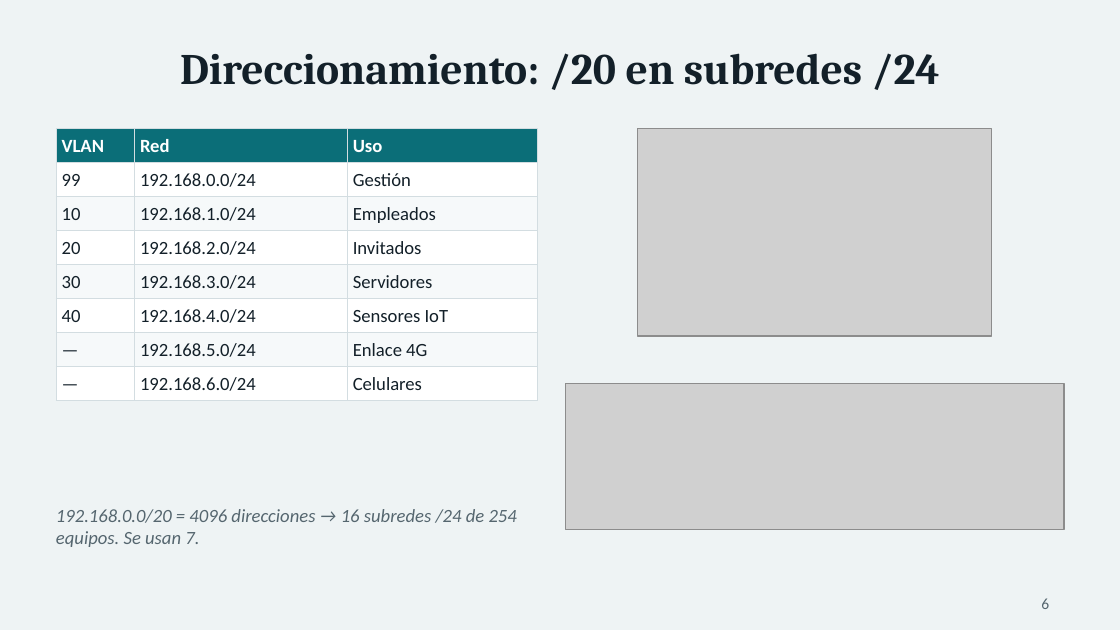
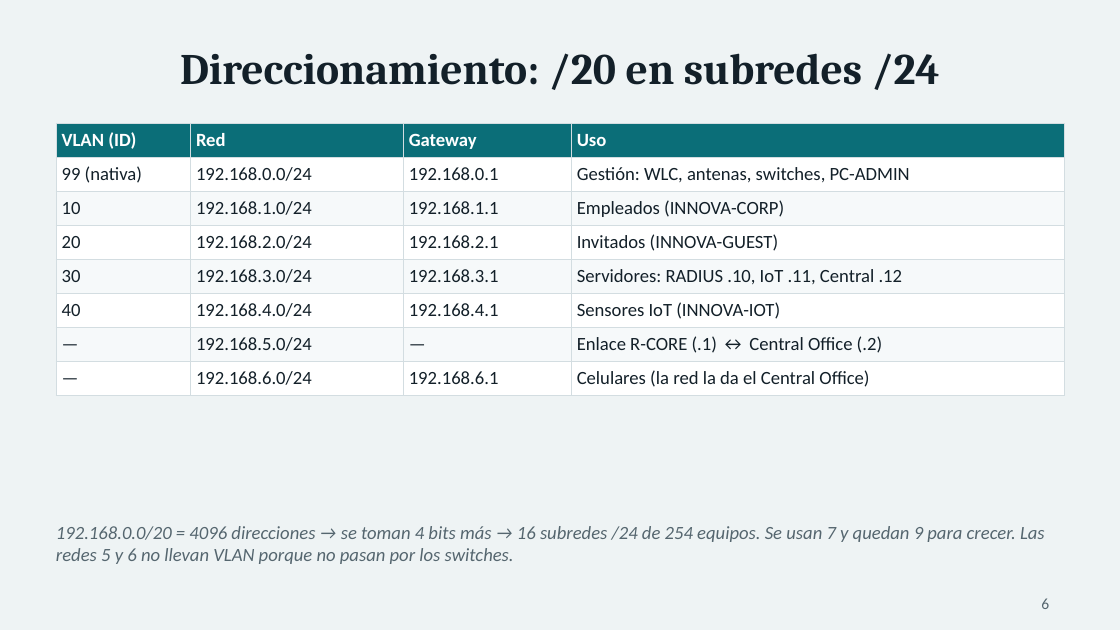
Before and after one commit to USX22/inalambricreds2, a slide deck: slide 6 of entregables/Presentacion_InnovaLogistics.pptx. Drawn at 1120x630 pixels with LibreOffice and Linux fonts; fonts in the diff are those of the drawing; grey boxes stand for pictures. Boxes give left, top, right and bottom in pixels: in the first picture for what was removed or moved away, otherwise in the second. Text is boxed around its words. In the diff, an @@ line names an element or a change of style, - is before the commit and + after.

```diff
--- a/entregables/Presentacion_InnovaLogistics.pptx
+++ b/entregables/Presentacion_InnovaLogistics.pptx
@@ table at [56,123,1064,391] @@
-column 1, row 1: VLAN
+column 1, row 1: VLAN (ID)
-column 1, row 2: 99
+column 1, row 2: 99 (nativa)
-column 3: Uso | Gestión | Empleados | Invitados | Servidores | Sensores IoT | Enlace 4G | Celulares
+column 3: Gateway | 192.168.0.1 | 192.168.1.1 | 192.168.2.1 | 192.168.3.1 | 192.168.4.1 | — | 192.168.6.1
+column 4: Uso | Gestión: WLC, antenas, switches, PC-ADMIN | Empleados (INNOVA-CORP) | Invitados (INNOVA-GUEST) | Servidores: RADIUS .10, IoT .11, Central .12 | Sensores IoT (INNOVA-IOT) | Enlace R-CORE (.1) ↔ Central Office (.2) | Celulares (la red la da el Central Office)
@@ table: place and size @@
-table at [56,129,538,395]
+table at [56,123,1064,391]
@@ picture removed at [638,129,992,336] @@
@@ picture removed at [566,383,1064,530] @@
@@ text at [56,526,1045,564]: text changed @@
-192.168.0.0/20 = 4096 direcciones → 16 subredes /24 de 254 equipos. Se usan 7.
+192.168.0.0/20 = 4096 direcciones → se toman 4 bits más → 16 subredes /24 de 254 equipos. Se usan 7 y quedan 9 para crecer. Las redes 5 y 6 no llevan VLAN porque no pasan por los switches.
```
Also in this commit, not shown: 1 other slide changed, 1 slide added, 5 other files.
